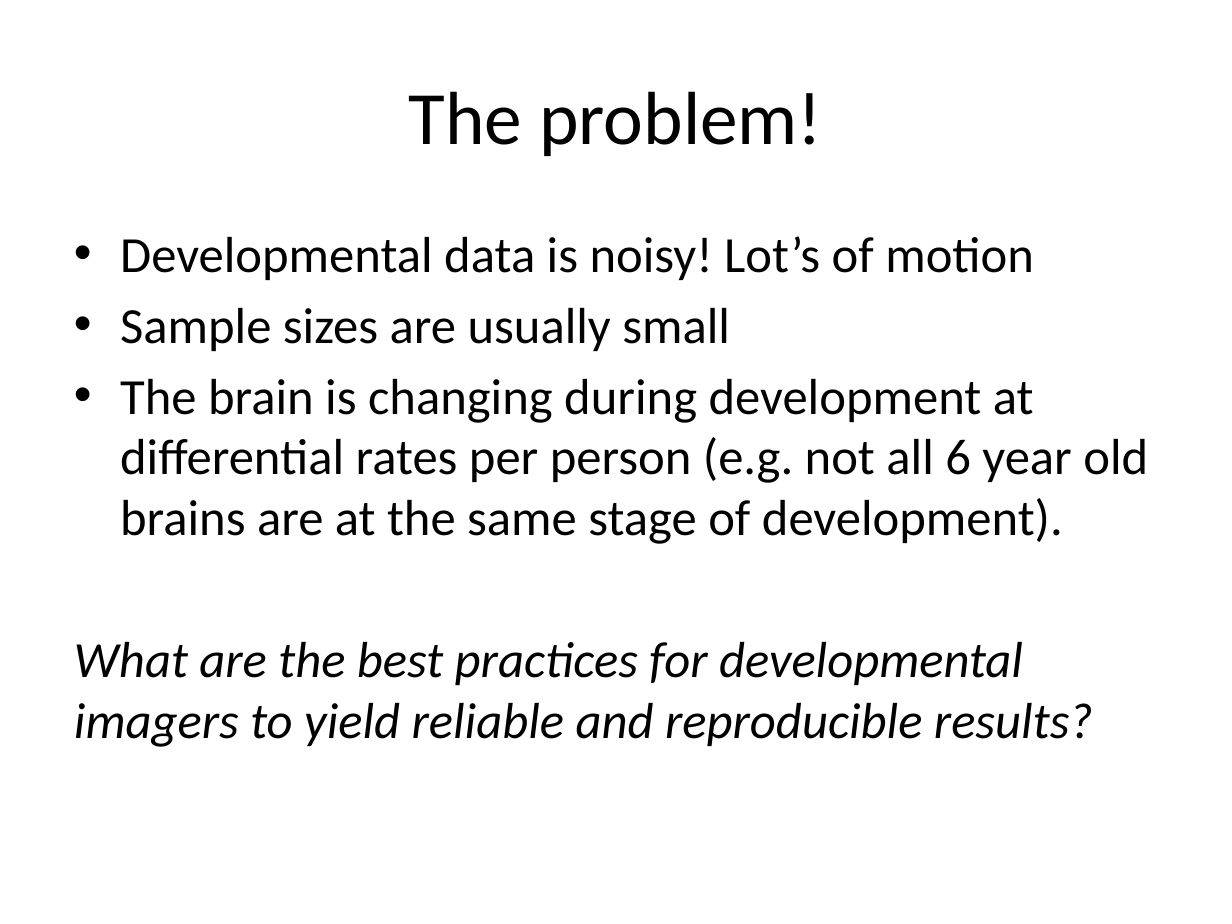
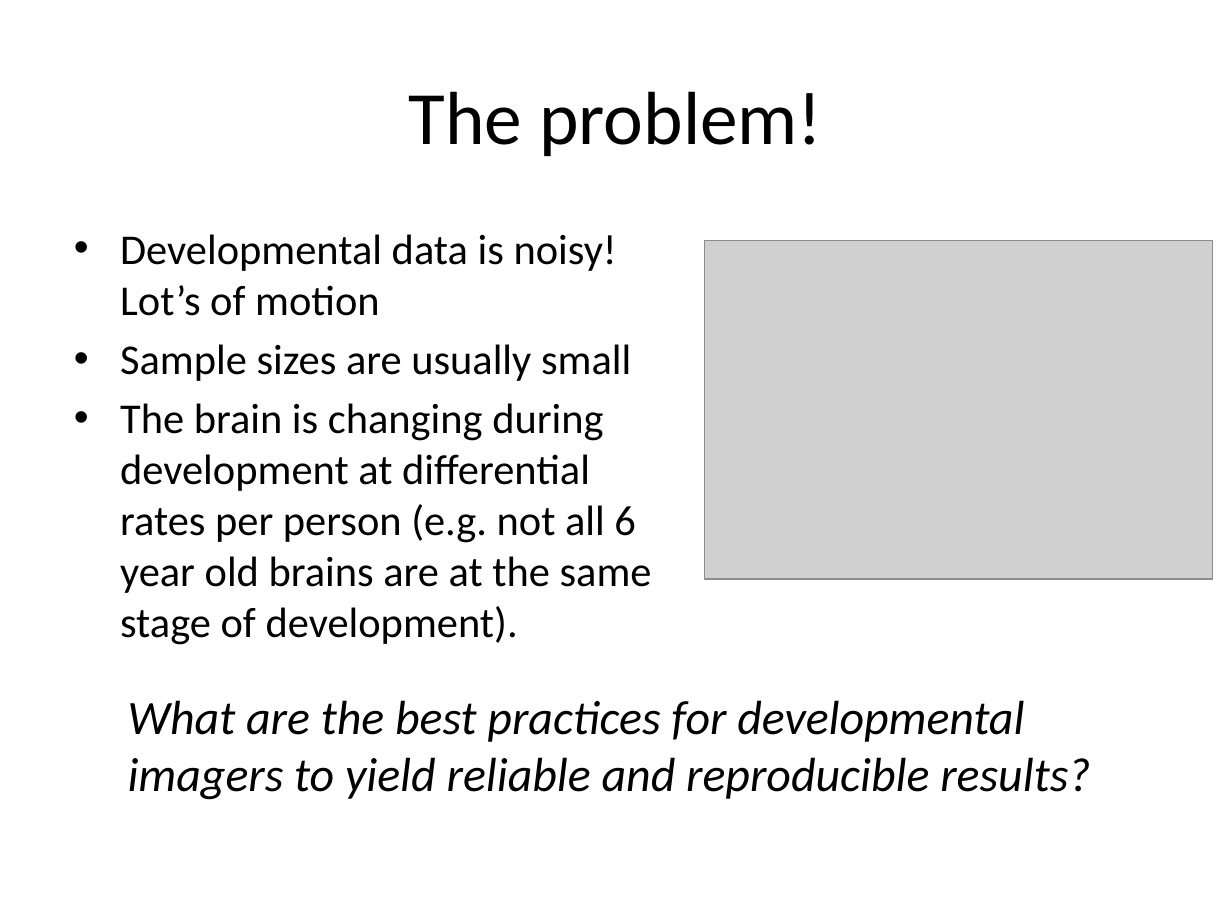
Before and after one commit to neurohackweek/kids, a slide deck: slide 2 of dev methodological issue.pptx. Drawn at 1232x924 pixels with LibreOffice and Linux fonts; fonts in the diff are those of the drawing; grey boxes stand for pictures. Boxes give left, top, right and bottom in pixels: in the first picture for what was removed or moved away, otherwise in the second. Text is boxed around its words. In the diff, an @@ line names an element or a change of style, - is before the commit and + after.

Commit message:
updated figures

```diff
--- a/dev methodological issue.pptx
+++ b/dev methodological issue.pptx
@@ text "Developmental data is noisy! Lot’s ..." at [120, 234, 652, 645]: size 29.6 to 24.8 pt @@
@@ picture added at [705, 240, 1214, 579] @@
@@ text at [74, 642, 1093, 747]: paragraph removed @@
-What are the best practices for developmental imagers to yield reliable and reproducible results?
@@ text added at [128, 700, 1090, 800], 28 pt, text #000000, italic @@
+What are the best practices for developmental imagers to yield reliable and reproducible results?
```
Also in this commit, not shown: 2 slides removed.
